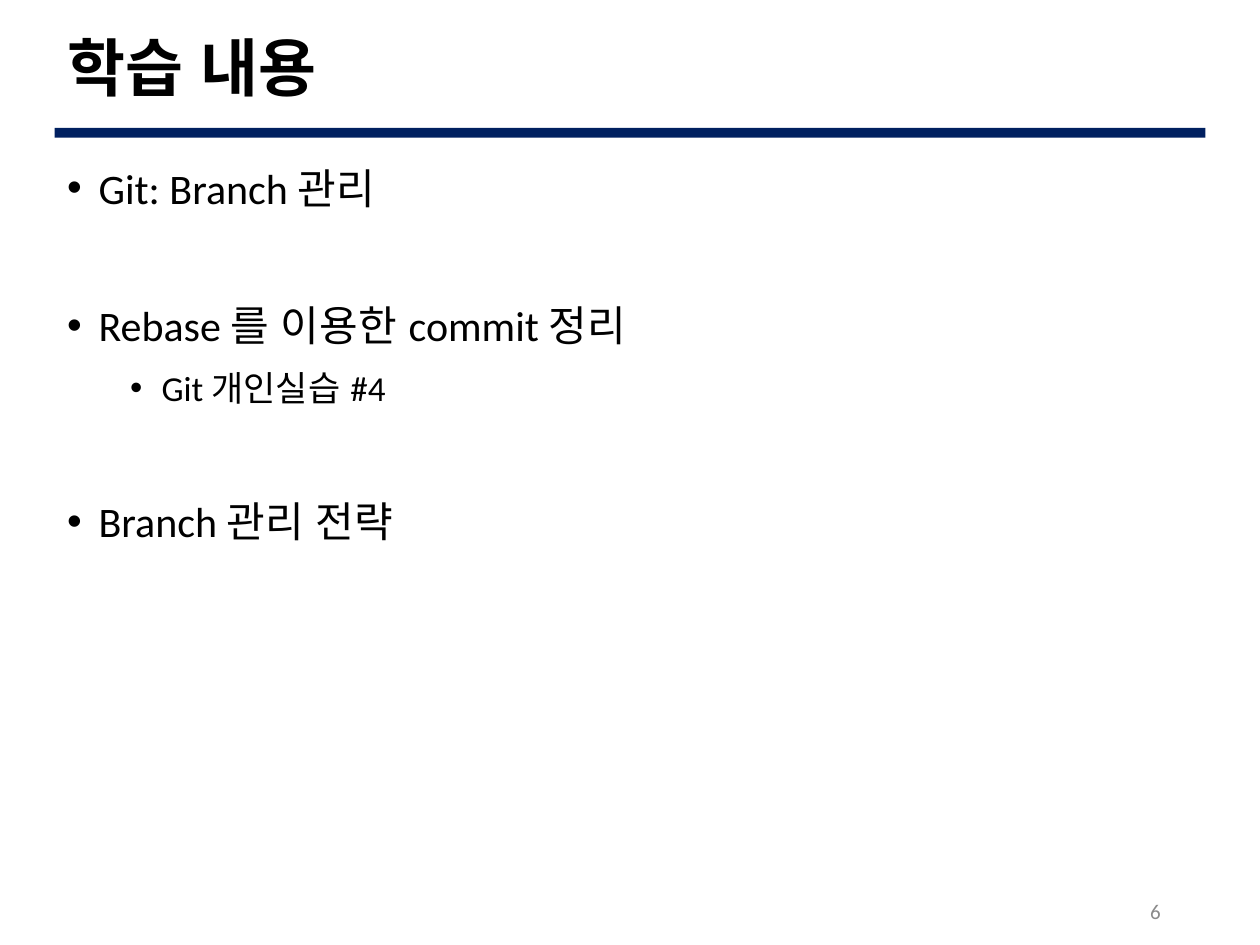
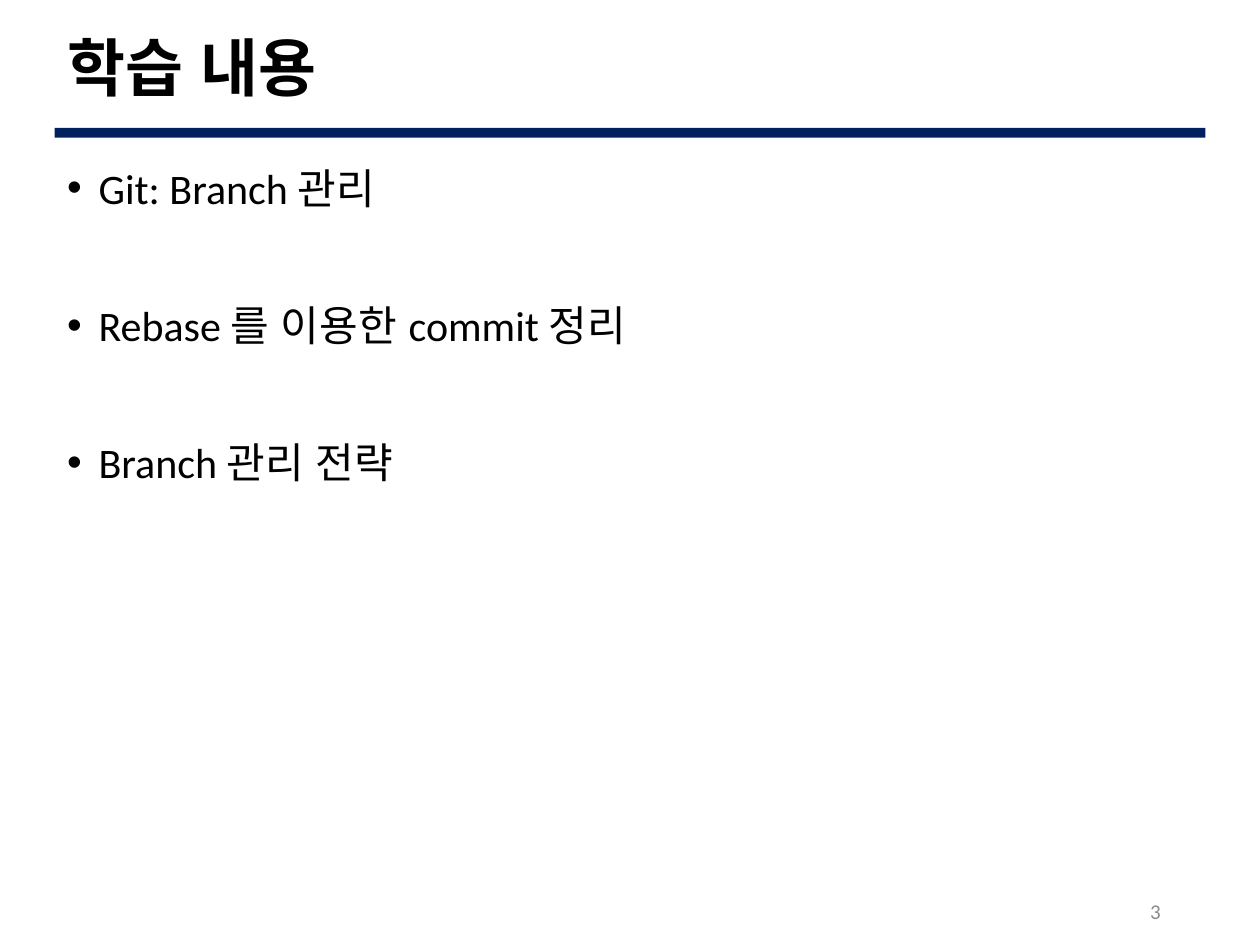
Before and after one commit to JBNU-JEduTools/osscourse, a slide deck: slide 3 of Slides 2020/7. Git 중급 2.pptx (slide 6 before the commit). Drawn at 1260x945 pixels with LibreOffice and Linux fonts; fonts in the diff are those of the drawing; background and template pictures are left out. Boxes give left, top, right and bottom in pixels: in the first picture for what was removed or moved away, otherwise in the second. Text is boxed around its words. In the diff, an @@ line names an element or a change of style, - is before the commit and + after.

```diff
--- a/Slides 2020/7. Git 중급 2.pptx
+++ b/Slides 2020/7. Git 중급 2.pptx
@@ text at [162, 372, 385, 404]: paragraph removed @@
-  • Git 개인실습 #4
@@ page number at [1150, 905, 1161, 919]: text changed @@
-6
+3
```
Also in this commit, not shown: 6 other slides changed, 4 slides removed, 10 other files.
